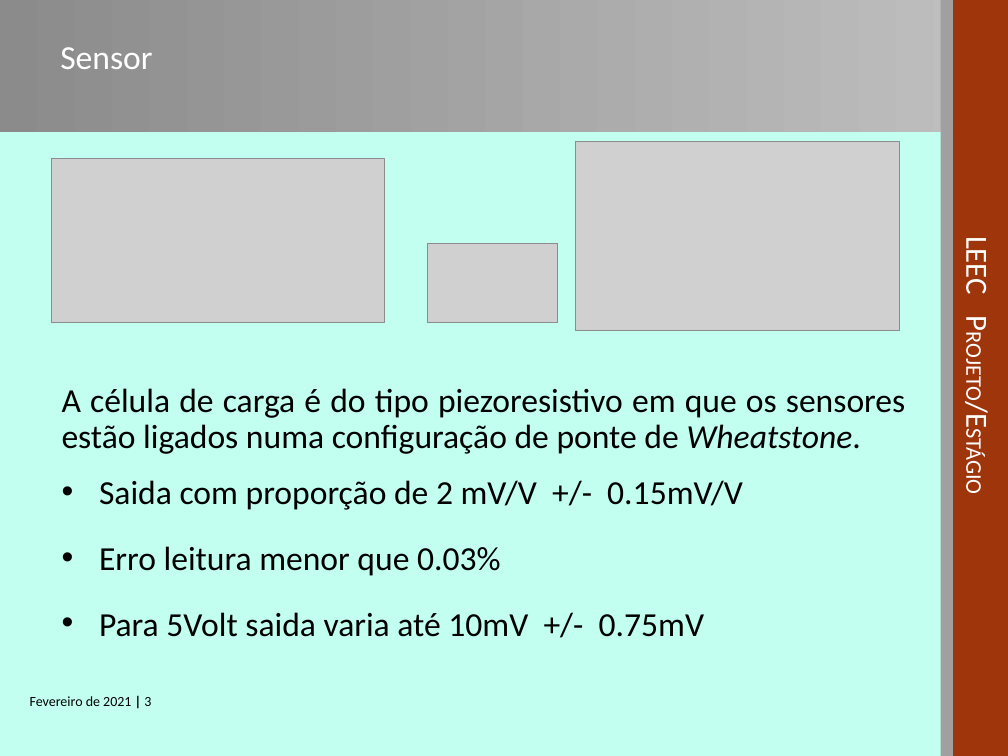
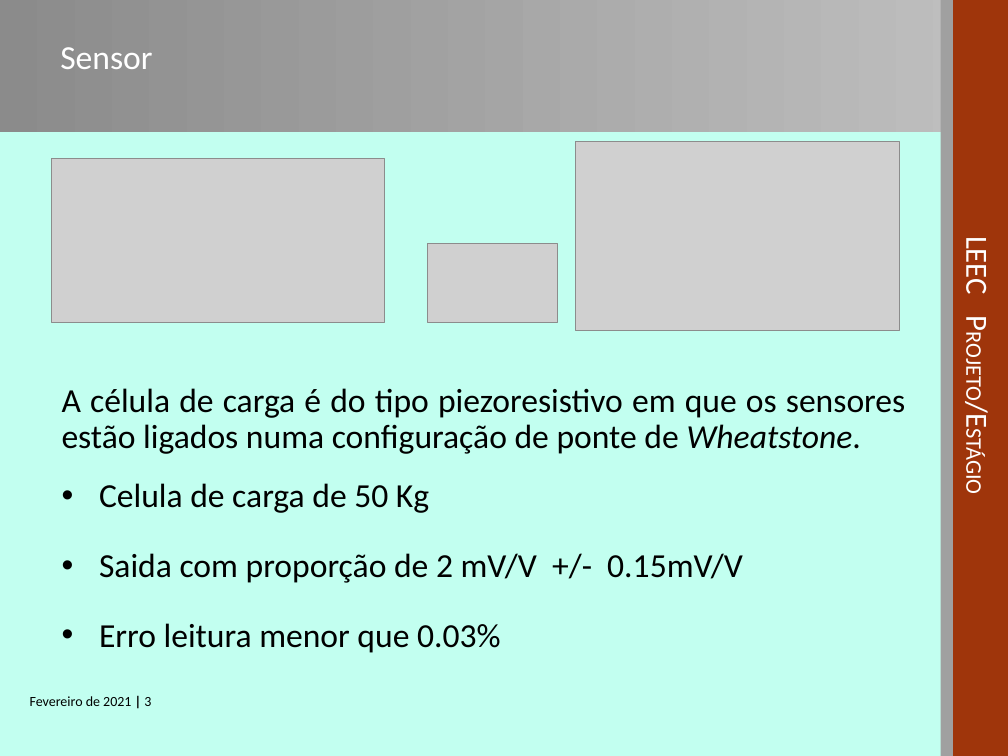
Before and after one commit to sergio1020881/PESTA2021, a slide deck: slide 3 of Zsend/PESTA-APRESENTACAO-1020881.ppt. Drawn at 1008x756 pixels with LibreOffice and Linux fonts; fonts in the diff are those of the drawing; grey boxes stand for pictures; background and template pictures are left out. Boxes give left, top, right and bottom in pixels: in the first picture for what was removed or moved away, otherwise in the second. Text is boxed around its words. In the diff, an @@ line names an element or a change of style, - is before the commit and + after.

Commit message:
presentation_5

```diff
--- a/Zsend/PESTA-APRESENTACAO-1020881.ppt
+++ b/Zsend/PESTA-APRESENTACAO-1020881.ppt
@@ text at <box>99,483,429,513</box>: paragraph added @@
+• Celula de carga de 50 Kg
@@ text at <box>99,553,743,653</box>: line spacing 0.8 to 0.9 @@
@@ text at <box>99,612,704,637</box>: paragraph removed @@
-• Para 5Volt saida varia até 10mV +/- 0.75mV
```
Also in this commit, not shown: 1 other slide changed, 2 other files.
